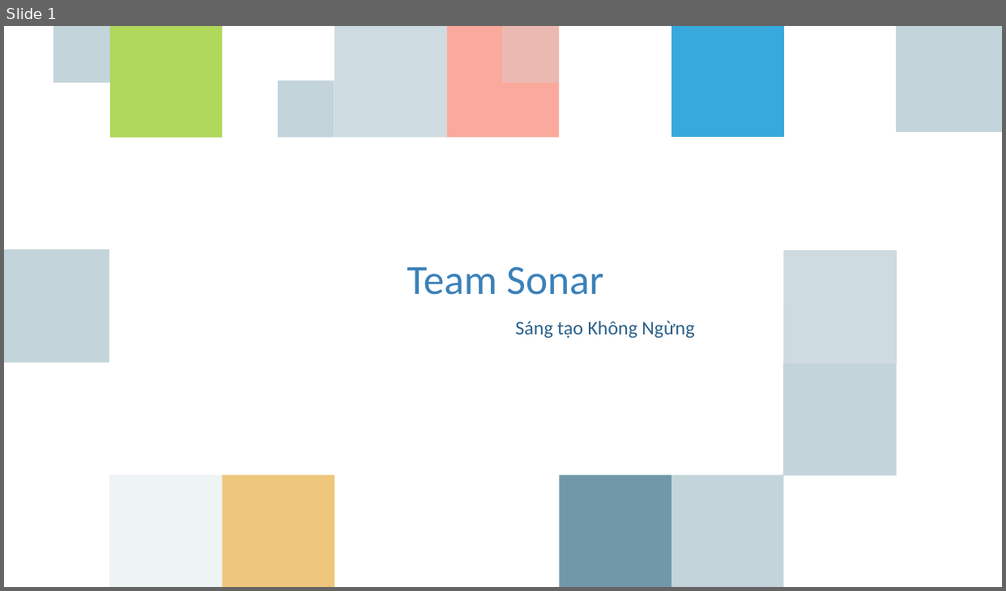
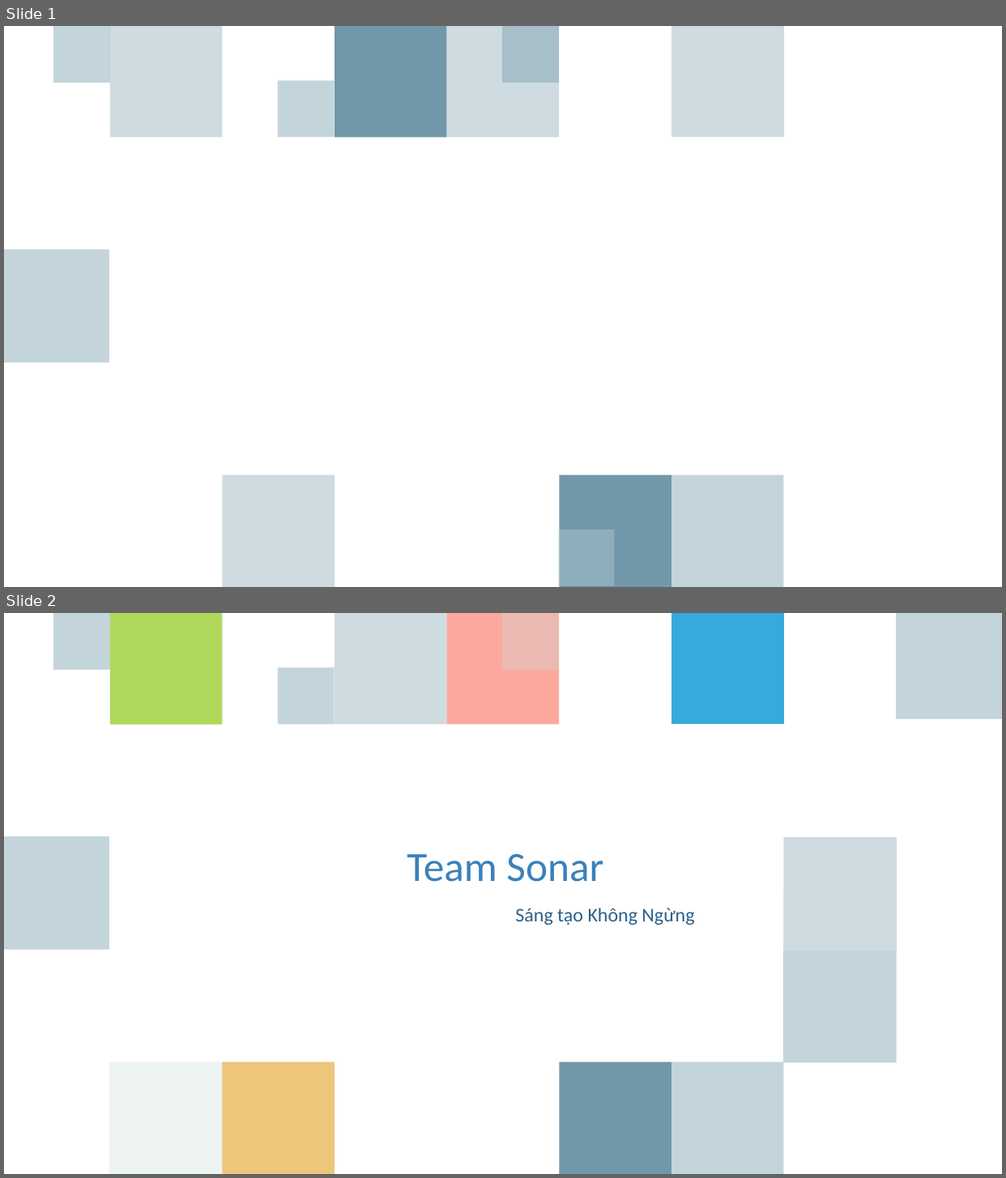
Before and after one commit to ptland/sonar-project, a slide deck: Slide Team Sonar - Kỹ Năng Làm Việc.pptx. Shown one above the other, each under a label of ours: slide 1 before the commit, slides 1 and 2 after it. The pictures are 1006x591 and 1006x1178 pixels, drawn with LibreOffice and Linux fonts; fonts in the diff are those of the drawing; background and template pictures are left out. Boxes give left, top, right and bottom in pixels: in the first picture for what was removed or moved away, otherwise in the second. Text is boxed around its words. In the diff, an @@ line names an element or a change of style, - is before the commit and + after.

```diff
--- a/Slide Team Sonar - Kỹ Năng Làm Việc.pptx
+++ b/Slide Team Sonar - Kỹ Năng Làm Việc.pptx
@@ slide 1 added at (4, 26, 1002, 587), background #FFFFFF; not listed: 5 template elements that a slide beside it also shows @@
@@ rectangle added at (110, 26, 222, 137), fill #CEDBE0 @@
@@ rectangle added at (334, 26, 446, 138), fill #7198A9 @@
@@ rectangle added at (447, 26, 559, 138), fill #CEDBE0 @@
@@ rectangle added at (502, 26, 559, 83), fill #7198A9 at 41% opacity @@
@@ rectangle added at (671, 26, 783, 137), fill #CEDBE0 @@
@@ rectangle added at (110, 137, 896, 475), fill #FFFFFF @@
@@ rectangle added at (223, 475, 334, 587), fill #CEDBE0 @@
@@ rectangle added at (558, 530, 615, 587), fill #CEDBE0 at 33% opacity @@
@@ what was slide 1 is now slide 2 @@
```
Also in this commit, not shown: 4 slides changed, 1 other slide added, 4 other files.
